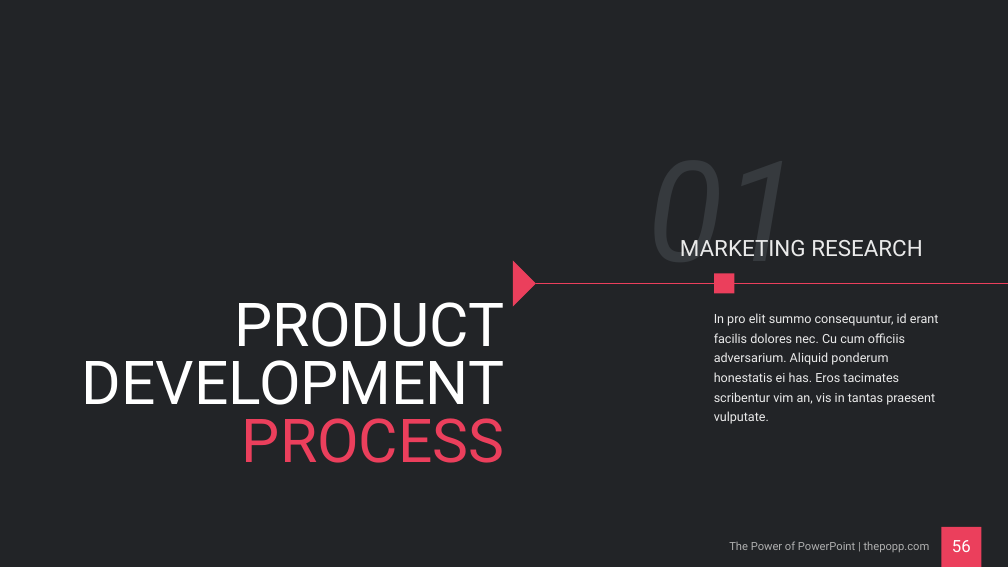
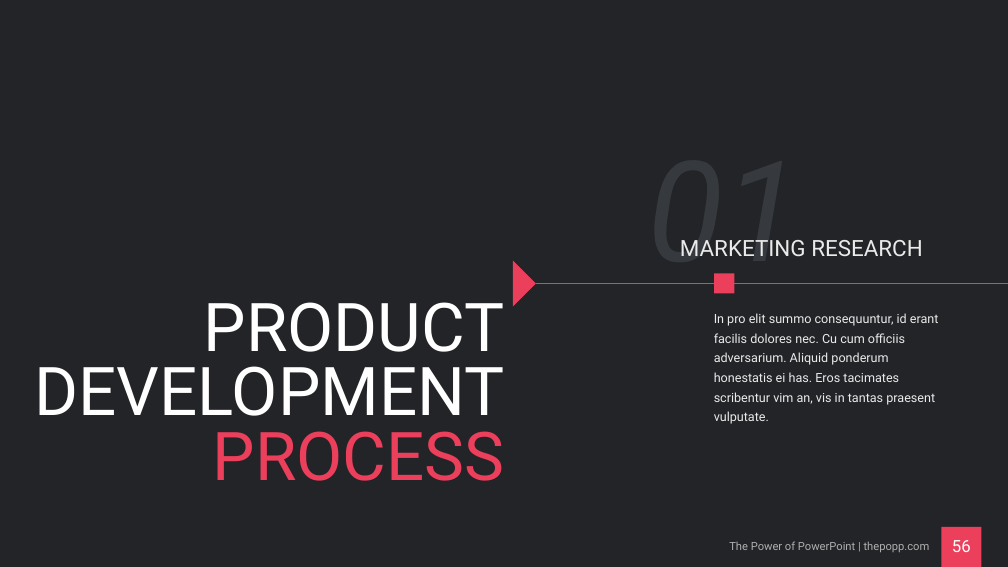
Before and after one commit to praveenraghuvanshi/tech-sessions, a slide deck: slide 56 of drafts/Sport Analytics/cricket-analytics.pptx. Drawn at 1008x567 pixels with LibreOffice and Linux fonts; fonts in the diff are those of the drawing. Boxes give left, top, right and bottom in pixels: in the first picture for what was removed or moved away, otherwise in the second. Text is boxed around its words. In the diff, an @@ line names an element or a change of style, - is before the commit and + after.

```diff
--- a/drafts/Sport Analytics/cricket-analytics.pptx
+++ b/drafts/Sport Analytics/cricket-analytics.pptx
@@ title "PRODUCT DEVELOPMENT PROCESS" at bbox=[35, 302, 505, 481]: size 86.4 to 96 pt @@
```
Also in this commit, not shown: 2 other slides changed, 1 slide added, 1 slide removed, 4 other files.
